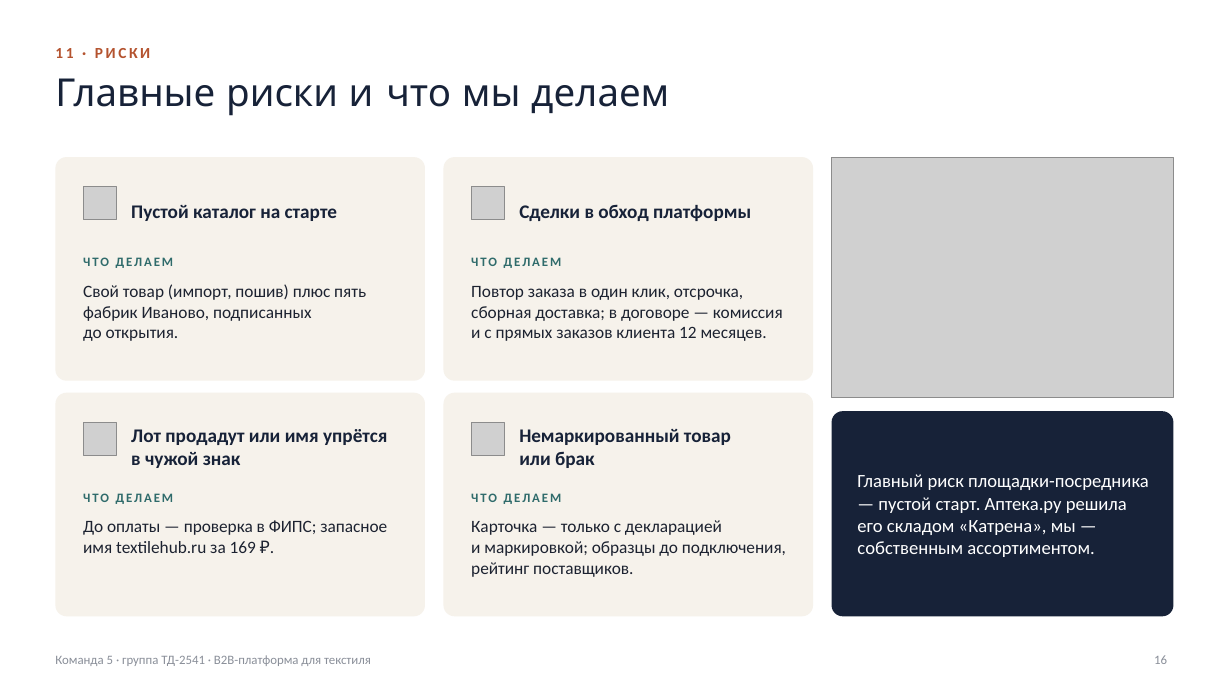
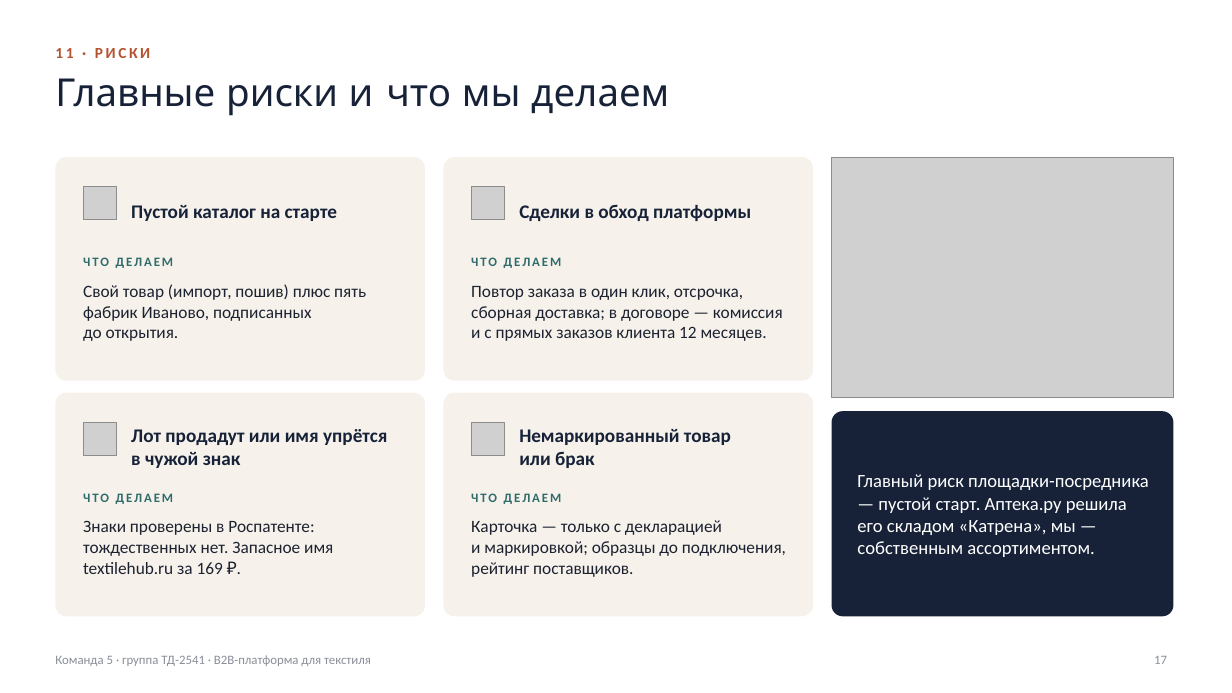
Before and after one commit to caesart966-web/first_reposirtory, a slide deck: slide 17 of komanda-5/Команда_5_B2B-платформа_текстиль_презентация.pptx (slide 16 before the commit). Drawn at 1232x693 pixels with LibreOffice and Linux fonts; fonts in the diff are those of the drawing; grey boxes stand for pictures. Boxes give left, top, right and bottom in pixels: in the first picture for what was removed or moved away, otherwise in the second. Text is boxed around its words. In the diff, an @@ line names an element or a change of style, - is before the commit and + after.

```diff
--- a/komanda-5/Команда_5_B2B-платформа_текстиль_презентация.pptx
+++ b/komanda-5/Команда_5_B2B-платформа_текстиль_презентация.pptx
@@ text at (83, 521, 333, 574): text changed @@
-До оплаты — проверка в ФИПС; запасное имя textilehub.ru за 169 ₽.
+Знаки проверены в Роспатенте: тождественных нет. Запасное имя textilehub.ru за 169 ₽.
@@ page number at (1154, 656, 1167, 664): text changed @@
-16
+17
```
Also in this commit, not shown: 2 other slides changed, 1 slide added, 2 other files.
